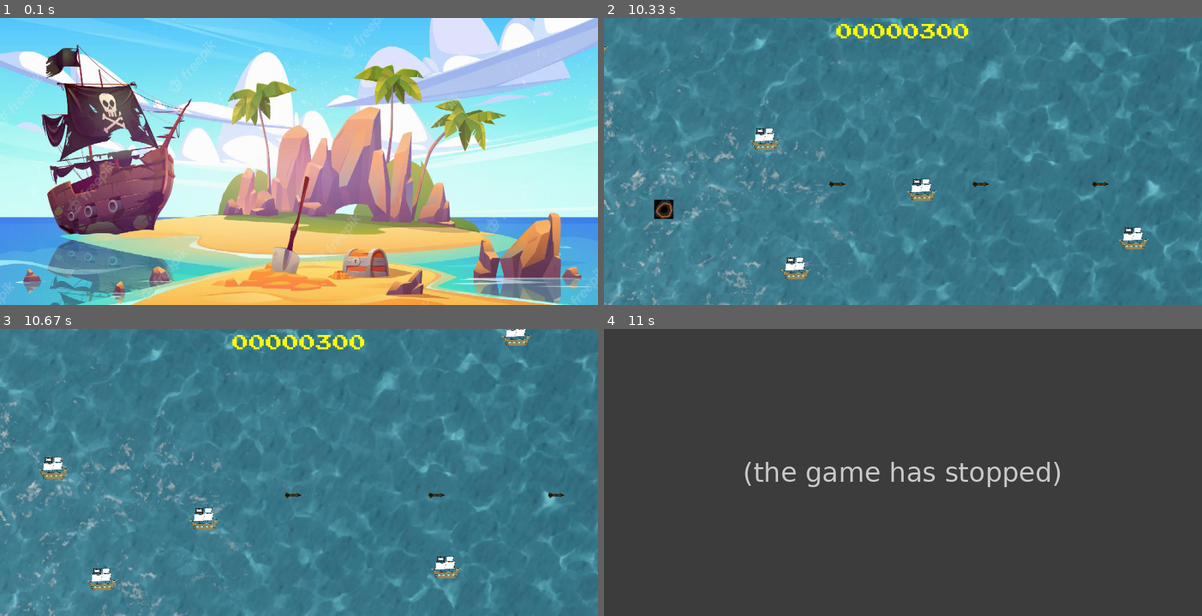
Above: before the commit, frames 1-4 (two rows, left to right).
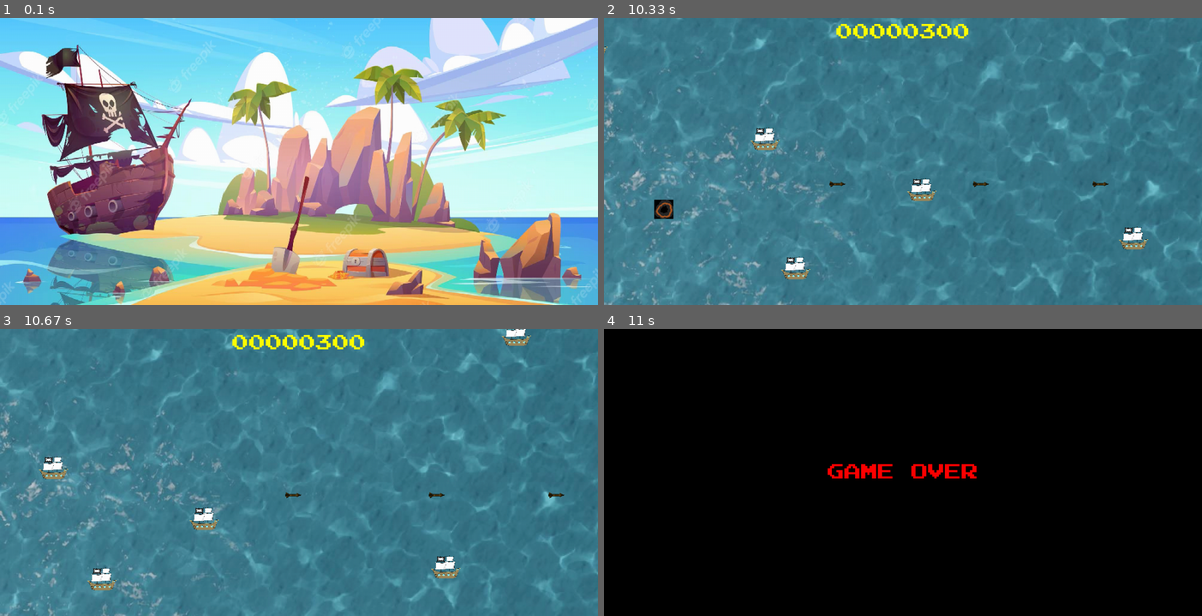
Above: after the commit, the same moments.

Repository: EnzoScheden/Pygame-Projeto-Final
Game: pygame game, started from PFPYGAME.py
The game is run twice, just before and just after one commit, with the same random seed, the same clock (stepped at 60 frames per second) and the same inputs.
Inputs:
- Up to frame 1 (0.1 s): no input
- Up to frame 2 (10.33 s): tap Space at 0.33, 1.23, 1.63, 2.03, 2.37, 3.1, 3.5, 3.83, 4.17, 4.57, 4.97, 5.3, 5.63, 6.03, 6.43, 6.77, 7.5, 7.9, 8.23, 8.57, 8.97, 9.37, 9.7, 10.03 s; hold S 0.67-1.13 s; hold W 1.17-1.53 s; hold S 1.57-1.93 s; hold W 1.97-2.27 s; hold S 2.3-2.6 s; hold S 3.03-3.4 s; hold W 3.43-3.73 s; hold S 3.77-4.07 s; hold W 4.1-4.47 s; hold S 4.5-4.87 s; hold W 4.9-5.2 s; hold S 5.23-5.53 s; hold W 5.57-5.93 s; hold S 5.97-6.33 s; hold W 6.37-6.67 s; hold S 6.7-7 s; hold S 7.43-7.8 s; hold W 7.83-8.13 s; hold S 8.17-8.47 s; hold W 8.5-8.87 s; hold S 8.9-9.27 s; hold W 9.3-9.6 s; hold S 9.63-9.93 s; hold W from 9.97 s (still down)
- Up to frame 3 (10.67 s): release W at 10.33 s
- Up to frame 4 (11 s): no input

Frames 1-3 are identical in both runs. In frame 4, 100% of the frame differs, in the area x 0-100%, y 0-100%.
Before the commit the program exited at 10.75 s; later frames show no game.

Commit message:
TELA FIM

Diff:
--- a/PFPYGAME.py
+++ b/PFPYGAME.py
@@ -51,7 +51,22 @@
 
 
         pygame.display.update()
-
+#função tela fim
+def tela_fim():
+    fim = True
+    while fim:
+        for event in pygame.event.get():
+            if event.type == pygame.QUIT:
+                pygame.quit()
+                quit()
+
+        tamanho.fill((0, 0, 0))
+        game_over_text = assets['score_font'].render("GAME OVER", True, (255, 0, 0))
+        game_over_rect = game_over_text.get_rect()
+        game_over_rect.center = (largura / 2, altura / 2)
+        tamanho.blit(game_over_text, game_over_rect)
+
+        pygame.display.update()
 
 
 explosion_anim = []
@@ -319,7 +334,12 @@
     text_rect.bottomleft = (10, altura - 10)
     tamanho.blit(text_surface, text_rect)
 
+
+
     pygame.display.update()  # Mostra o novo frame para o jogador
+
+    if state == DONE:
+        tela_fim()
 
 # ===== Finalização =====
 pygame.quit()  # Função do PyGame que finaliza os recursos utilizados
